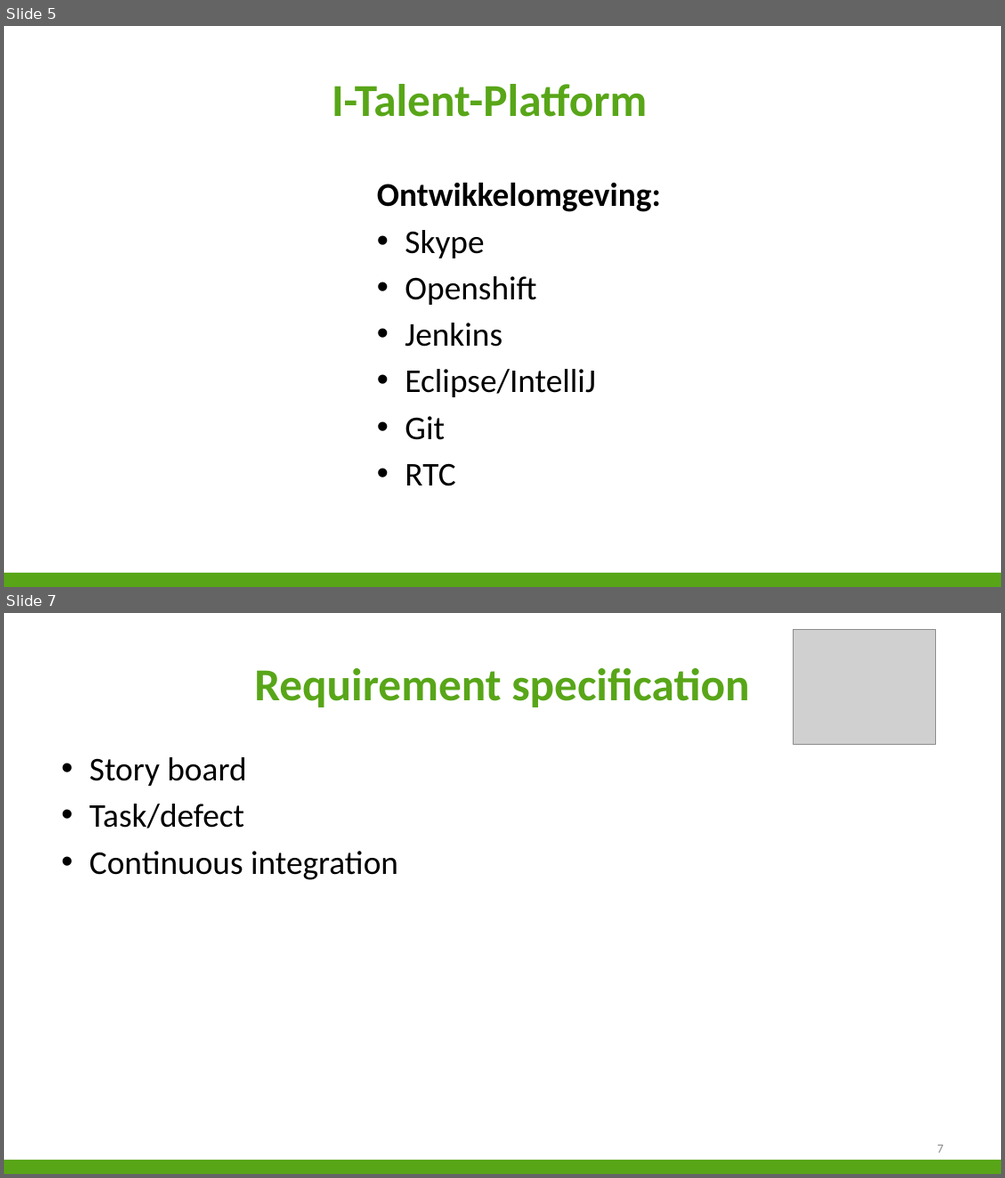
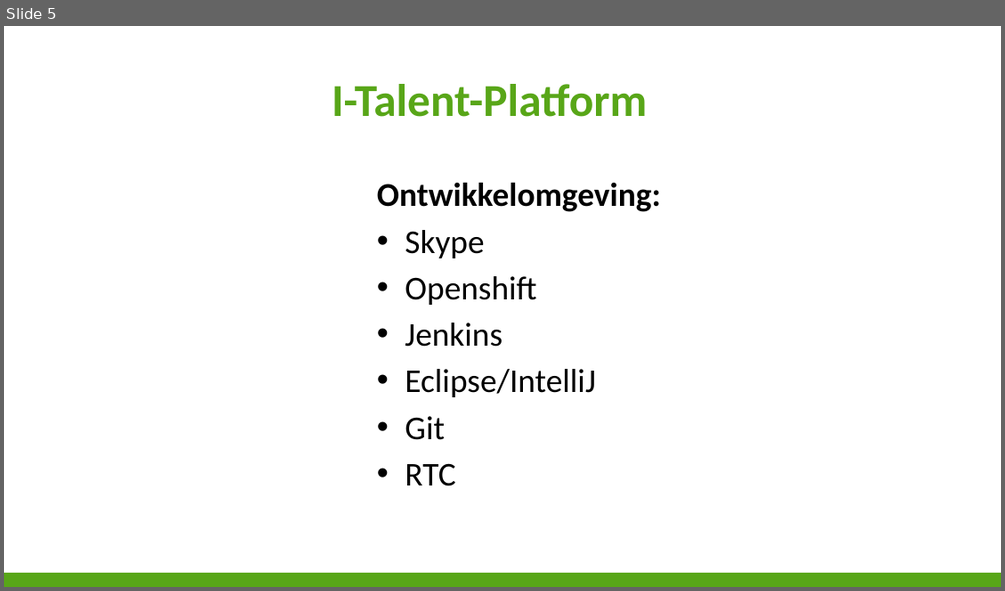
Before and after one commit to niekvandael/iTalent, a slide deck: italent/documents/Presentatie/Presentatie.pptx. Shown one above the other, each under a label of ours: slides 5 and 7 before the commit, slide 5 after it; the slides between them are not shown. The pictures are 1005x1178 and 1005x591 pixels, drawn with LibreOffice and Linux fonts; fonts in the diff are those of the drawing; grey boxes stand for pictures; background and template pictures are left out. Boxes give left, top, right and bottom in pixels: in the first picture for what was removed or moved away, otherwise in the second. Text is boxed around its words. In the diff, an @@ line names an element or a change of style, - is before the commit and + after.

```diff
--- a/italent/documents/Presentatie/Presentatie.pptx
+++ b/italent/documents/Presentatie/Presentatie.pptx
@@ slide 7 removed at [4, 613, 1001, 1174], background #FFFFFF; not listed: 1 template element that a slide beside it also shows @@
@@ picture removed at [793, 630, 937, 744] @@
@@ title removed at [254, 668, 749, 707] @@
-Requirement specification
@@ text removed at [89, 757, 398, 880] @@
-• Story board
-• Task/defect
-• Continuous integration
@@ page number removed at [937, 1144, 943, 1152] @@
-7
```
Also in this commit, not shown: 2 slides changed, 3 slides added, 1 other slide removed.
